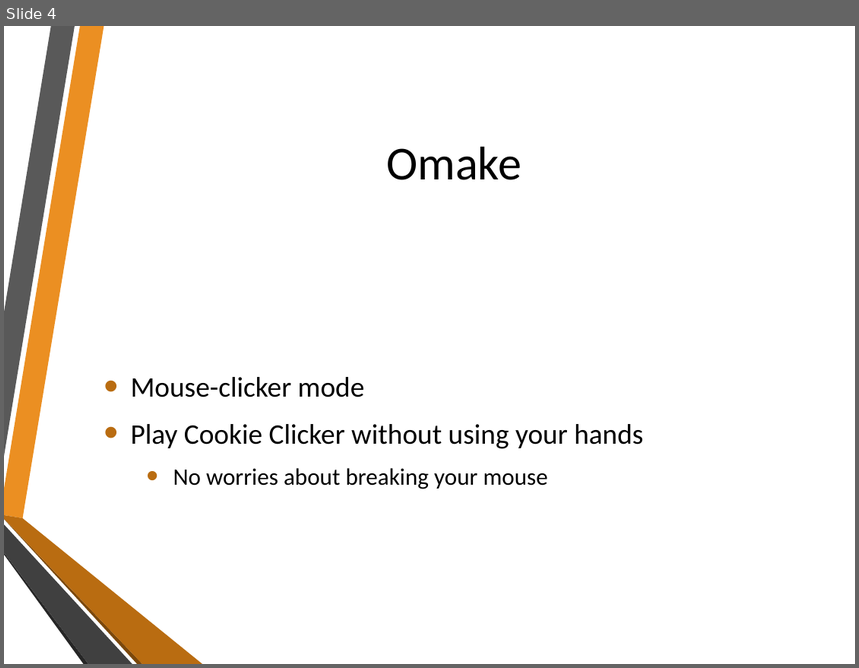
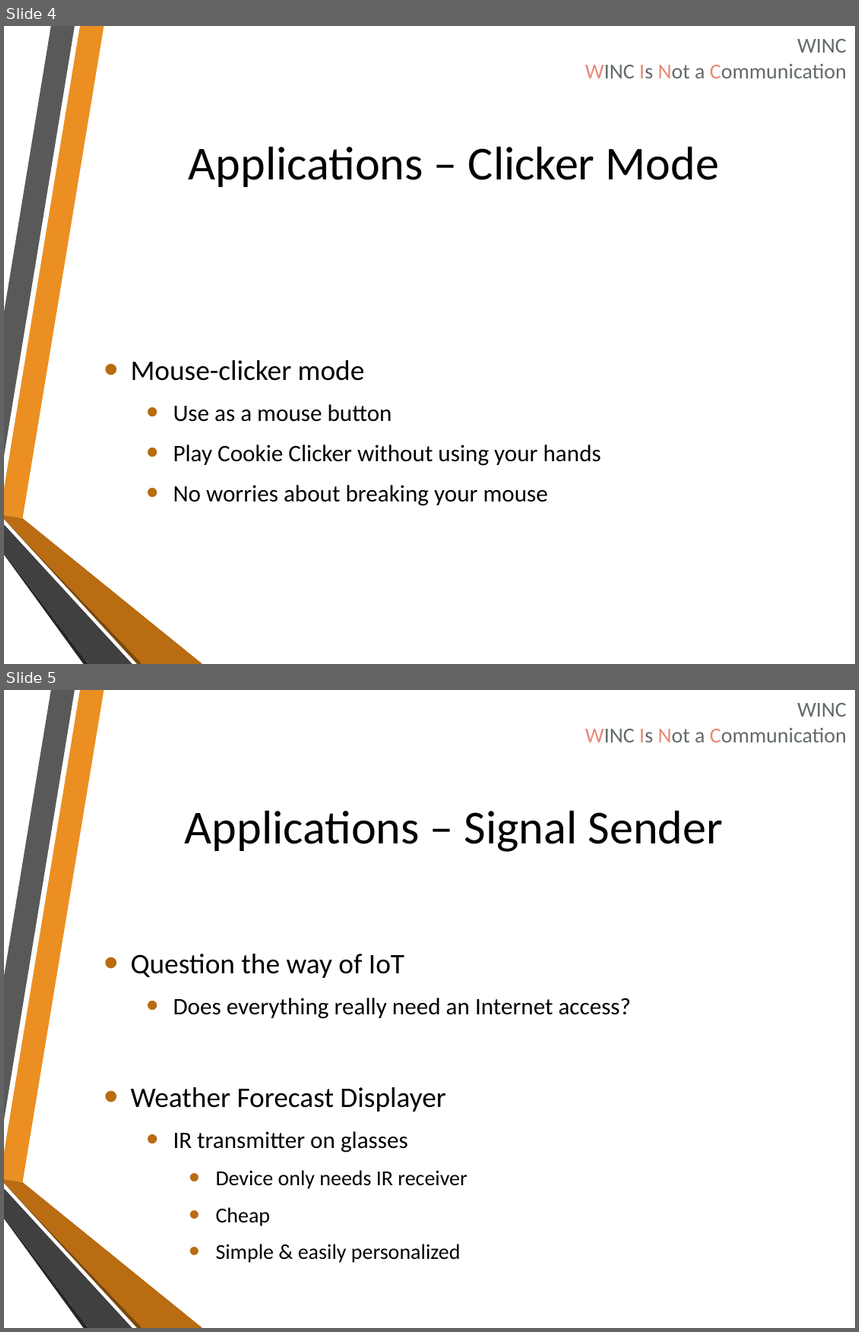
Before and after one commit to onishy/Oshiriai, a slide deck: Presentation/winkie（仮称）.pptx. Shown one above the other, each under a label of ours: slide 4 before the commit, slides 4 and 5 after it. The pictures are 859x668 and 859x1332 pixels, drawn with LibreOffice and Linux fonts; fonts in the diff are those of the drawing; background and template pictures are left out. Boxes give left, top, right and bottom in pixels: in the first picture for what was removed or moved away, otherwise in the second. Text is boxed around its words. In the diff, an @@ line names an element or a change of style, - is before the commit and + after.

```diff
--- a/Presentation/winkie（仮称）.pptx
+++ b/Presentation/winkie（仮称）.pptx
@@ slide 5 added at (4,690,855,1328), background picture (left out); not listed: 6 template elements that a slide beside it also shows @@
@@ text added at (585,703,847,742), 18 pt, text #636A6C @@
+WINC
+WINC Is Not a Communication
@@ title added at (185,810,723,852), 40 pt, text #000000 @@
+Applications – Signal Sender
@@ text added at (131,954,632,1263), 20 pt, text #000000 @@
+• Question the way of IoT
+  • Does everything really need an Internet access?
+• Weather Forecast Displayer
+  • IR transmitter on glasses
+    • Device only needs IR receiver
+    • Cheap
+    • Simple & easily personalized
@@ slide 4 changed as well @@
@@ text added at (585,39,847,78), 18 pt, text #636A6C @@
+WINC
+WINC Is Not a Communication
@@ title at (189,146,719,187): text changed @@
-Omake
+Applications – Clicker Mode
@@ text at (173,404,392,422): paragraph added @@
+  • Use as a mouse button
@@ text at (173,445,601,466): size 24 to 20 pt in "Play Cookie Clicker without using your hands"; list level 1 to 2 in "Play Cookie Clicker without using ..." @@
```
Also in this commit, not shown: 3 other slides changed, 1 other slide added, 2 slides removed.
